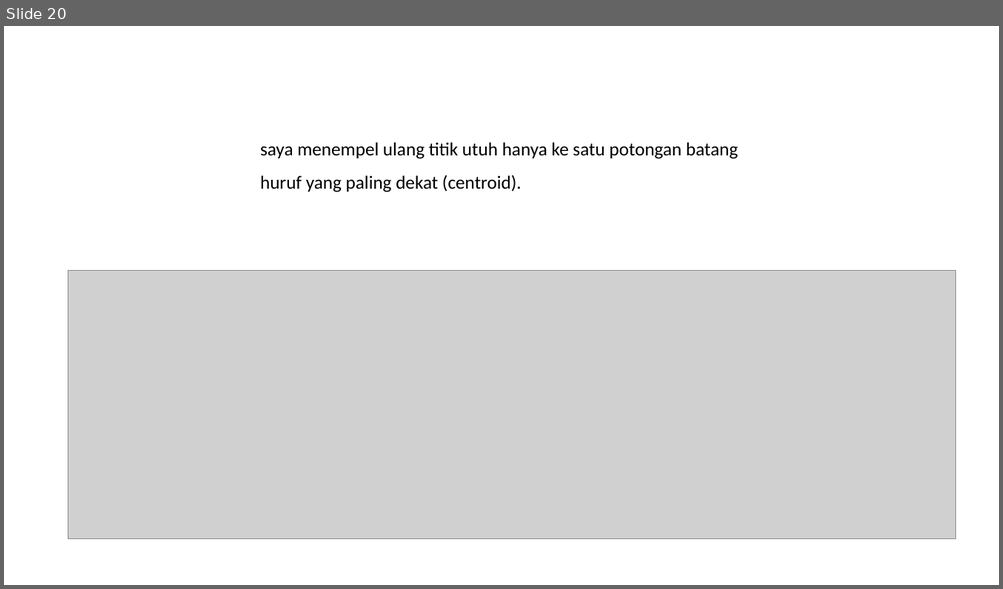
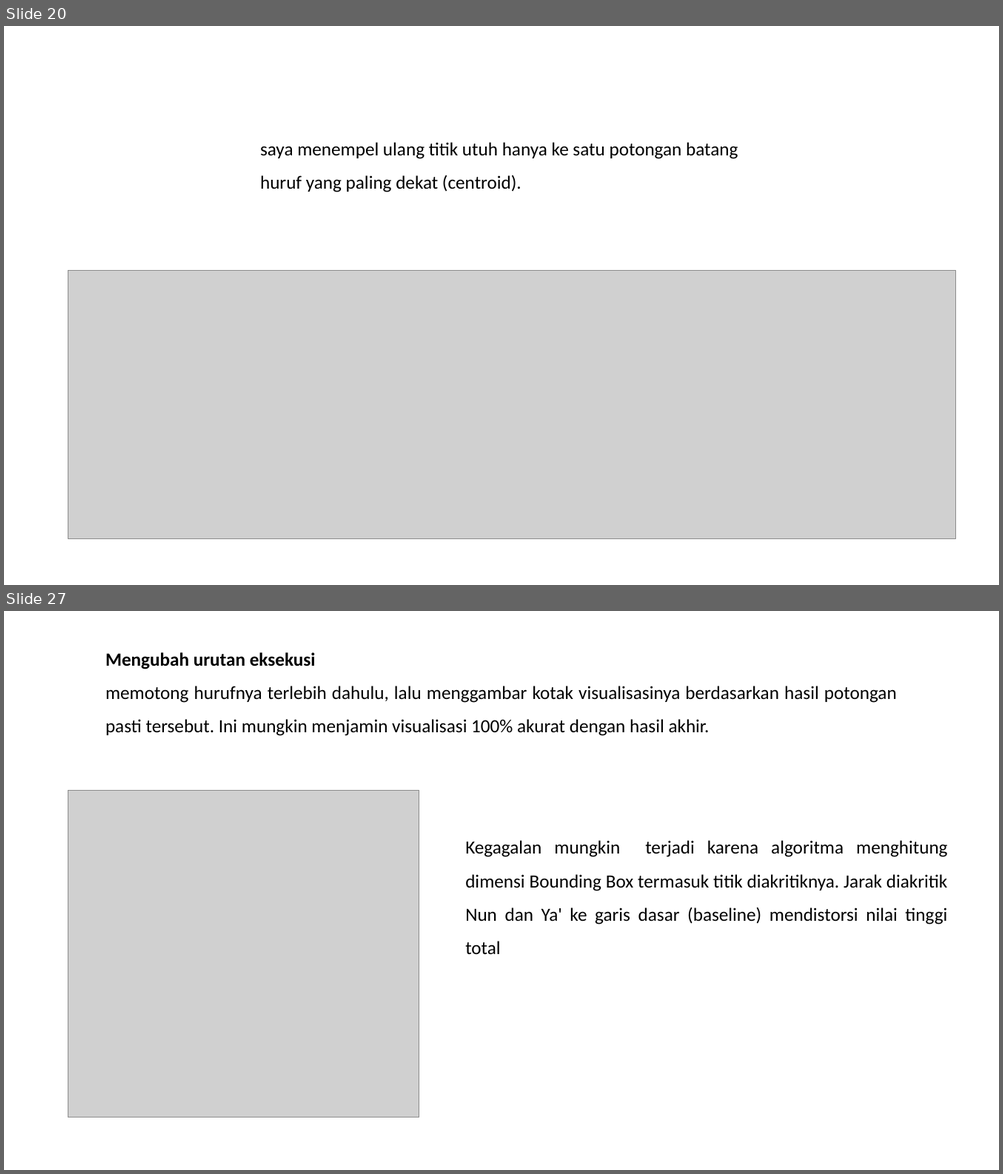
Before and after one commit to fajrullll/TA, a slide deck: LAPORAN PROGRES TUGAS AKHIR.pptx. Shown one above the other, each under a label of ours: slide 20 before the commit, slides 20 and 27 after it; the slides between them are not shown. The pictures are 1003x589 and 1003x1174 pixels, drawn with LibreOffice and Linux fonts; fonts in the diff are those of the drawing; grey boxes stand for pictures. Boxes give left, top, right and bottom in pixels: in the first picture for what was removed or moved away, otherwise in the second. Text is boxed around its words. In the diff, an @@ line names an element or a change of style, - is before the commit and + after.

```diff
--- a/LAPORAN PROGRES TUGAS AKHIR.pptx
+++ b/LAPORAN PROGRES TUGAS AKHIR.pptx
@@ slide 27 added at (4,611,999,1170), background #FFFFFF @@
@@ text added at (105,652,896,736), 18 pt, text #000000 @@
+Mengubah urutan eksekusi
+memotong hurufnya terlebih dahulu, lalu menggambar kotak visualisasinya berdasarkan hasil potongan pasti tersebut. Ini mungkin menjamin visualisasi 100% akurat dengan hasil akhir.
@@ picture added at (68,791,419,1119) @@
@@ text added at (465,840,948,954), 18 pt, text #000000 @@
+Kegagalan mungkin terjadi karena algoritma menghitung dimensi Bounding Box termasuk titik diakritiknya. Jarak diakritik Nun dan Ya' ke garis dasar (baseline) mendistorsi nilai tinggi total
```
Also in this commit, not shown: 23 other slides added, 13 other files.
